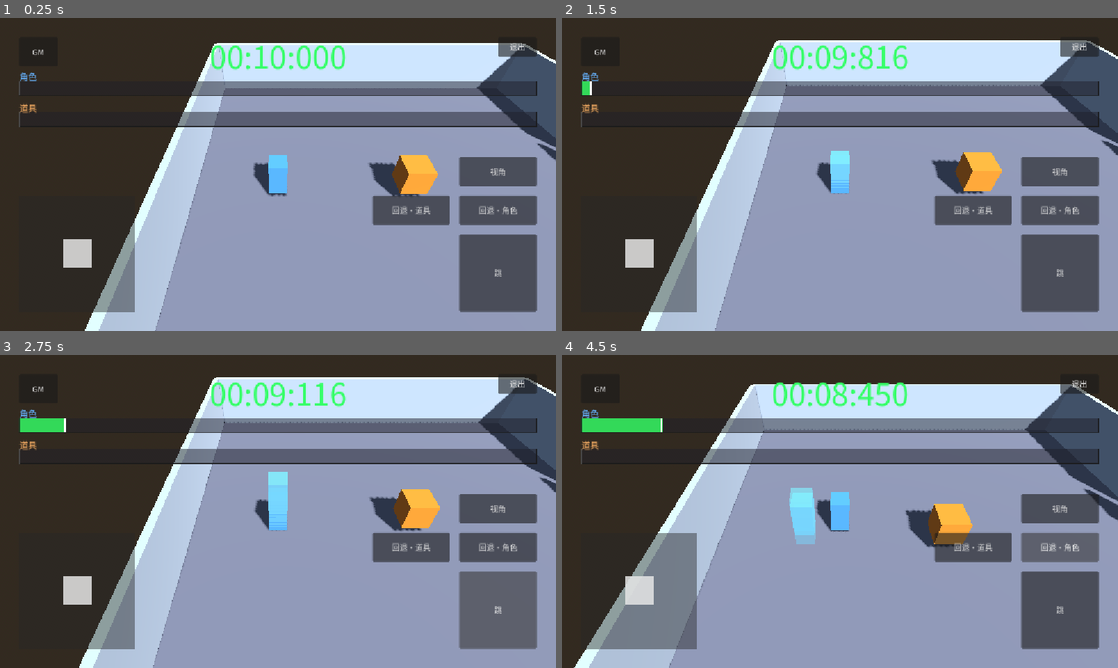
Above: before the commit, frames 1-4 (two rows, left to right).
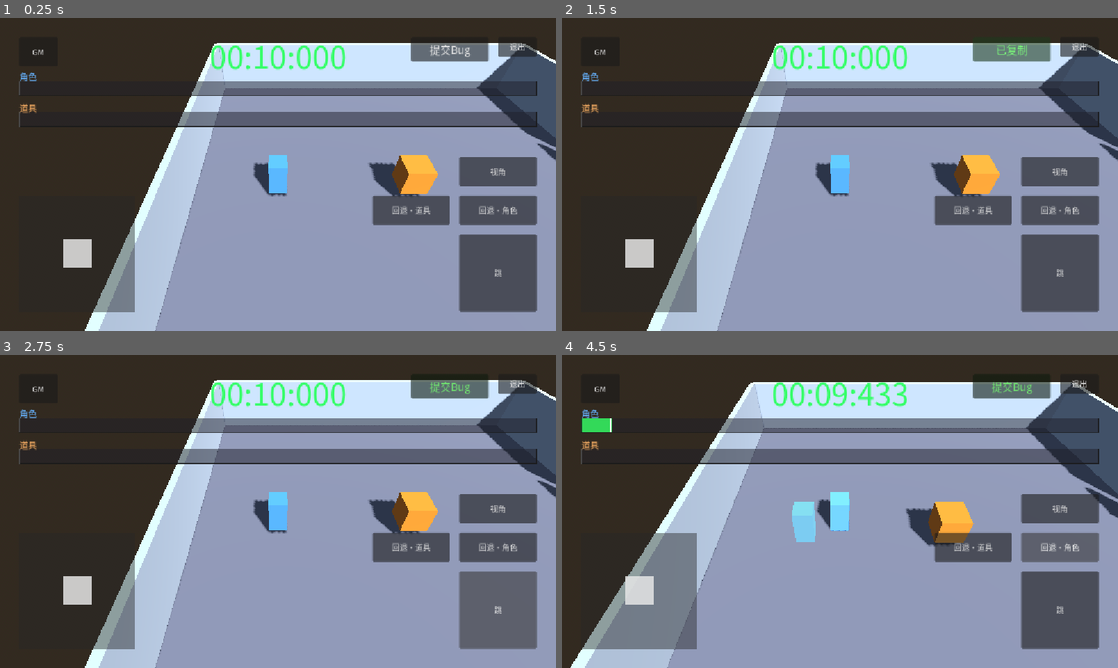
Above: after the commit, the same moments.

Repository: boomlulu/godot-jolt-time
Game: Godot game, scene res://level_02.tscn
Two runs of this game, one before a commit and one after it. Both use one fixed random seed, a clock stepped at 60 frames per second and the inputs below. This scene is started directly instead of the project's main scene.
Inputs (mouse positions are in pixels of both pictures, inside the frame that each line leads up to):
- Up to frame 1 (0.25 s): no input
- Up to frame 2 (1.5 s): click (1012, 49) at 0.5 s, where only the run after the commit has a clickable "提交Bug"; click (1012, 49) at 1.25 s, where only the run after the commit has a clickable "已复制"
- Up to frame 3 (2.75 s): click "跳" at 2 s
- Up to frame 4 (4.5 s): tap Enter at 2.75 s; drag from (639, 589) to (895, 442) at 2.77 s; drag from (840, 423) to (812, 574) at 3.52 s; click "回退·角色" at 4.25 s

The runs differ from the first frame. In frame 1, 0.8% of the frame differs, in the area x 73-88%, y 8-14%; in frame 2, 5.4%; in frame 3, 5.8%, in the area x 3-100%, y 7-100%; in frame 4, 4.4%.

Commit message:
feat: persistent BugReport button on every level
- 新增 bug_report.gd 共享工具：format+copy 一键写剪贴板
- world / level_02 / level_03 HUD 各加 BugReportButton（ExitButton 左侧）
- 三关各自实现 _on_bug_report，输出关卡特定调试快照：
  - world: 单 Timeline + Actor + PushBox + 双相机
  - level_02: 双 Timeline + Actor + PushBox + 双相机 + key 状态
  - level_03: ItemTimeline + Actor + 3 platforms + carry 状态 + input_active

按钮点击后文字临时变 "已复制" + 绿色高亮 1.2s

Co-Authored-By: Claude Opus 4.7 (1M context) <noreply@anthropic.com>

Diff:
--- /dev/null
+++ b/bug_report.gd
@@ -0,0 +1,22 @@
+extends RefCounted
+
+static func format(scene: Node, body: String) -> String:
+	return "=== Bug Report ===\nscene: %s\ntime: %s\nengine: %s\nplatform: %s\n--- state ---\n%s" % [
+		scene.scene_file_path,
+		Time.get_datetime_string_from_system(),
+		Engine.get_version_info().get("string", "?"),
+		OS.get_name(),
+		body,
+	]
+
+static func copy(button: Button, scene: Node, body: String) -> void:
+	var full := format(scene, body)
+	DisplayServer.clipboard_set(full)
+	button.text = "已复制"
+	var original_modulate = button.modulate
+	button.modulate = Color(0.5, 1.0, 0.5, 1.0)
+	var tree := button.get_tree()
+	if tree:
+		await tree.create_timer(1.2).timeout
+	button.text = "提交Bug"
+	button.modulate = original_modulate
--- a/level_02.gd
+++ b/level_02.gd
@@ -2,6 +2,7 @@
 
 const _TOUCH_BUTTON_SCRIPT := preload("res://touch_button.gd")
 const GameSettings := preload("res://game_settings.gd")
+const BugReport := preload("res://bug_report.gd")
 
 const LEVELS := [
 	{"name": "新手引导", "scene": "res://world.tscn"},
@@ -18,6 +19,7 @@
 @onready var _hud_joystick: Control = $HUD/Joystick
 @onready var _hud_jump: Button = $HUD/JumpButton
 @onready var _hud_exit: Button = $HUD/ExitButton
+@onready var _hud_bug: Button = $HUD/BugReportButton
 @onready var _hud_actor_rewind: Button = $HUD/ActorRewindButton
 @onready var _hud_box_rewind: Button = $HUD/BoxRewindButton
 @onready var _hud_eye: Button = $HUD/EyeButton
@@ -73,6 +75,7 @@
 	_box_timeline.subscribe(_box_ghost_trail)
 	_hud_jump.pressed.connect(_actor.queue_jump)
 	_hud_exit.pressed.connect(_on_exit_pressed)
+	_hud_bug.pressed.connect(_on_bug_report)
 	_hud_actor_rewind.hold_started.connect(_on_actor_rewind_started)
 	_hud_actor_rewind.hold_ended.connect(_on_actor_rewind_ended)
 	_hud_box_rewind.hold_started.connect(_on_box_rewind_started)
@@ -303,3 +306,44 @@
 func _on_level_pressed(scene_path: String) -> void:
 	get_tree().paused = false
 	get_tree().change_scene_to_file(scene_path)
+
+func _state_name(s: int) -> String:
+	match s:
+		Timeline.State.IDLE: return "IDLE"
+		Timeline.State.ADVANCING: return "ADVANCING"
+		Timeline.State.REWINDING: return "REWINDING"
+		Timeline.State.DRAGGING: return "DRAGGING"
+		Timeline.State.LOCKED: return "LOCKED"
+		Timeline.State.GAME_OVER: return "GAME_OVER"
+	return "?"
+
+func _on_bug_report() -> void:
+	var actor_state := _actor_timeline.get_game_state(_is_actor_inputting())
+	var box_state := _box_timeline.get_game_state(_is_box_inputting())
+	var body := "actor_timeline: state=%s current=%.3f total=%.3f max=%.3f grey=%.3f locked=%s dragging=%s rewind=%s\n" % [
+		_state_name(actor_state), _actor_timeline.current_time, _actor_timeline.total_duration,
+		_actor_timeline.max_time, _actor_timeline.grey_water, str(_actor_timeline.is_locked()),
+		str(_actor_timeline.dragging), str(_actor_timeline.rewind_held),
+	]
+	body += "box_timeline: state=%s current=%.3f total=%.3f max=%.3f grey=%.3f locked=%s dragging=%s rewind=%s\n" % [
+		_state_name(box_state), _box_timeline.current_time, _box_timeline.total_duration,
+		_box_timeline.max_time, _box_timeline.grey_water, str(_box_timeline.is_locked()),
+		str(_box_timeline.dragging), str(_box_timeline.rewind_held),
+	]
+	body += "actor: pos=%s vel=%s on_floor=%s time_controlled=%s\n" % [
+		str(_actor.global_position), str(_actor.velocity), str(_actor.is_on_floor()), str(_actor.time_controlled),
+	]
+	body += "pushbox: pos=%s vel=%s freeze=%s\n" % [
+		str(_pushbox.global_position), str(_pushbox.linear_velocity), str(_pushbox.freeze),
+	]
+	body += "camera: yaw=%.2f target_yaw=%.2f frozen=%s is_current=%s\n" % [
+		_camera.yaw_deg, _camera.target_yaw_deg, str(_camera.frozen), str(_camera.current),
+	]
+	body += "observer: yaw=%.2f pitch=%.2f is_current=%s\n" % [
+		_observer_camera.yaw_deg, _observer_camera.pitch_deg, str(_observer_camera.current),
+	]
+	body += "flags: actor_rewind=%s box_rewind=%s actor_waiting=%s box_waiting=%s has_key=%s door_triggered=%s" % [
+		str(_actor_rewind_held), str(_box_rewind_held), str(_actor_waiting_for_input),
+		str(_box_waiting_for_input), str(_has_key), str(_door_triggered),
+	]
+	await BugReport.copy(_hud_bug, self, body)
--- a/level_02.tscn
+++ b/level_02.tscn
@@ -397,6 +397,17 @@
 offset_top = 40.0
 offset_right = -40.0
 offset_bottom = 80.0
+
+[node name="BugReportButton" type="Button" parent="HUD"]
+script = ExtResource("5_touchbtn")
+anchor_left = 1.0
+anchor_right = 1.0
+offset_left = -300.0
+offset_top = 40.0
+offset_right = -140.0
+offset_bottom = 90.0
+text = "提交Bug"
+theme_override_font_sizes/font_size = 22
 
 [node name="ActorRewindButton" type="Button" parent="HUD"]
 script = ExtResource("7_rewbtn")
--- a/level_03.gd
+++ b/level_03.gd
@@ -2,6 +2,7 @@
 
 const _TOUCH_BUTTON_SCRIPT := preload("res://touch_button.gd")
 const GameSettings := preload("res://game_settings.gd")
+const BugReport := preload("res://bug_report.gd")
 
 const LEVELS := [
 	{"name": "新手引导", "scene": "res://world.tscn"},
@@ -16,6 +17,7 @@
 @onready var _camera: Camera3D = $Camera3D
 @onready var _hud_joystick: Control = $HUD/Joystick
 @onready var _hud_exit: Button = $HUD/ExitButton
+@onready var _hud_bug: Button = $HUD/BugReportButton
 @onready var _hud_rewind: Button = $HUD/RewindButton
 @onready var _hud_pause: Button = $HUD/PauseButton
 @onready var _hud_timer: Label = $HUD/TimerLabel
@@ -75,6 +77,7 @@
 		_item_timeline.subscribe(entry.gt)
 
 	_hud_exit.pressed.connect(_on_exit_pressed)
+	_hud_bug.pressed.connect(_on_bug_report)
 	_hud_rewind.hold_started.connect(_on_rewind_started)
 	_hud_rewind.hold_ended.connect(_on_rewind_ended)
 	_hud_pause.pressed.connect(_on_pause_toggled)
@@ -256,3 +259,40 @@
 func _on_level_pressed(scene_path: String) -> void:
 	get_tree().paused = false
 	get_tree().change_scene_to_file(scene_path)
+
+func _state_name(s: int) -> String:
+	match s:
+		Timeline.State.IDLE: return "IDLE"
+		Timeline.State.ADVANCING: return "ADVANCING"
+		Timeline.State.REWINDING: return "REWINDING"
+		Timeline.State.DRAGGING: return "DRAGGING"
+		Timeline.State.LOCKED: return "LOCKED"
+		Timeline.State.GAME_OVER: return "GAME_OVER"
+	return "?"
+
+func _item_line(label: String, item: RigidBody3D) -> String:
+	return "%s: pos=%s vel=%s freeze=%s home=(%.2f,%.2f,%.2f) amp=%.2f freq=%.2f phase=%.3f\n" % [
+		label, str(item.global_position), str(item.linear_velocity), str(item.freeze),
+		item.home_x, item.home_y, item.home_z, item.amplitude, item.frequency_hz, item.phase,
+	]
+
+func _on_bug_report() -> void:
+	var state := _item_timeline.get_game_state(_is_input_active())
+	var body := "item_timeline: state=%s current=%.3f total=%.3f max=%.3f grey=%.3f locked=%s dragging=%s rewind=%s\n" % [
+		_state_name(state), _item_timeline.current_time, _item_timeline.total_duration,
+		_item_timeline.max_time, _item_timeline.grey_water, str(_item_timeline.is_locked()),
+		str(_item_timeline.dragging), str(_item_timeline.rewind_held),
+	]
+	body += "actor: pos=%s vel=%s on_floor=%s\n" % [
+		str(_actor.global_position), str(_actor.velocity), str(_actor.is_on_floor()),
+	]
+	body += _item_line("item1", _item1)
+	body += _item_line("item2", _item2)
+	body += _item_line("item3", _item3)
+	body += "camera: yaw=%.2f target_yaw=%.2f\n" % [_camera.yaw_deg, _camera.target_yaw_deg]
+	var riding_name: String = "null" if _riding_platform == null else String(_riding_platform.name)
+	body += "flags: item_paused=%s rewind_held=%s riding=%s riding_last_x=%.3f door_triggered=%s input_active=%s" % [
+		str(_item_paused), str(_rewind_held), riding_name, _riding_last_x,
+		str(_door_triggered), str(_is_input_active()),
+	]
+	await BugReport.copy(_hud_bug, self, body)
--- a/level_03.tscn
+++ b/level_03.tscn
@@ -297,6 +297,17 @@
 offset_top = 40.0
 offset_right = -40.0
 offset_bottom = 80.0
+
+[node name="BugReportButton" type="Button" parent="HUD"]
+script = ExtResource("5_touchbtn")
+anchor_left = 1.0
+anchor_right = 1.0
+offset_left = -300.0
+offset_top = 40.0
+offset_right = -140.0
+offset_bottom = 90.0
+text = "提交Bug"
+theme_override_font_sizes/font_size = 22
 
 [node name="RewindButton" type="Button" parent="HUD"]
 script = ExtResource("7_rewbtn")
--- a/world.gd
+++ b/world.gd
@@ -8,6 +8,7 @@
 
 const _TOUCH_BUTTON_SCRIPT := preload("res://touch_button.gd")
 const GameSettings := preload("res://game_settings.gd")
+const BugReport := preload("res://bug_report.gd")
 
 @onready var _timeline: Timeline = $Timeline
 @onready var _actor: CharacterBody3D = $Actor
@@ -17,6 +18,7 @@
 @onready var _hud_joystick: Control = $HUD/Joystick
 @onready var _hud_jump: Button = $HUD/JumpButton
 @onready var _hud_exit: Button = $HUD/ExitButton
+@onready var _hud_bug: Button = $HUD/BugReportButton
 @onready var _hud_rewind: Button = $HUD/RewindButton
 @onready var _hud_eye: Button = $HUD/EyeButton
 @onready var _hud_timer: Label = $HUD/TimerLabel
@@ -60,6 +62,7 @@
 	_timeline.subscribe(_camera)
 	_hud_jump.pressed.connect(_actor.queue_jump)
 	_hud_exit.pressed.connect(_on_exit_pressed)
+	_hud_bug.pressed.connect(_on_bug_report)
 	_hud_rewind.hold_started.connect(_on_rewind_started)
 	_hud_rewind.hold_ended.connect(_on_rewind_ended)
 	_hud_eye.hold_started.connect(_on_eye_started)
@@ -205,3 +208,38 @@
 func _on_level_pressed(scene_path: String) -> void:
 	get_tree().paused = false
 	get_tree().change_scene_to_file(scene_path)
+
+func _state_name(s: int) -> String:
+	match s:
+		Timeline.State.IDLE: return "IDLE"
+		Timeline.State.ADVANCING: return "ADVANCING"
+		Timeline.State.REWINDING: return "REWINDING"
+		Timeline.State.DRAGGING: return "DRAGGING"
+		Timeline.State.LOCKED: return "LOCKED"
+		Timeline.State.GAME_OVER: return "GAME_OVER"
+	return "?"
+
+func _on_bug_report() -> void:
+	var input_active := _is_player_inputting()
+	var state := _timeline.get_game_state(input_active)
+	var body := "timeline: state=%s current=%.3f total=%.3f max=%.3f grey=%.3f locked=%s dragging=%s rewind_held=%s game_over=%s\n" % [
+		_state_name(state), _timeline.current_time, _timeline.total_duration, _timeline.max_time,
+		_timeline.grey_water, str(_timeline.is_locked()), str(_timeline.dragging),
+		str(_timeline.rewind_held), str(_timeline.game_over),
+	]
+	body += "actor: pos=%s vel=%s on_floor=%s time_controlled=%s\n" % [
+		str(_actor.global_position), str(_actor.velocity), str(_actor.is_on_floor()), str(_actor.time_controlled),
+	]
+	body += "pushbox: pos=%s vel=%s freeze=%s\n" % [
+		str(_pushbox.global_position), str(_pushbox.linear_velocity), str(_pushbox.freeze),
+	]
+	body += "camera: yaw=%.2f target_yaw=%.2f frozen=%s is_current=%s\n" % [
+		_camera.yaw_deg, _camera.target_yaw_deg, str(_camera.frozen), str(_camera.current),
+	]
+	body += "observer: yaw=%.2f pitch=%.2f is_current=%s\n" % [
+		_observer_camera.yaw_deg, _observer_camera.pitch_deg, str(_observer_camera.current),
+	]
+	body += "flags: waiting_for_input=%s rewind_held=%s door_triggered=%s" % [
+		str(_waiting_for_input), str(_rewind_held), str(_door_triggered),
+	]
+	await BugReport.copy(_hud_bug, self, body)
--- a/world.tscn
+++ b/world.tscn
@@ -351,6 +351,17 @@
 offset_top = 40.0
 offset_right = -40.0
 offset_bottom = 80.0
+
+[node name="BugReportButton" type="Button" parent="HUD"]
+script = ExtResource("5_touchbtn")
+anchor_left = 1.0
+anchor_right = 1.0
+offset_left = -300.0
+offset_top = 40.0
+offset_right = -140.0
+offset_bottom = 90.0
+text = "提交Bug"
+theme_override_font_sizes/font_size = 22
 
 [node name="RewindButton" type="Button" parent="HUD"]
 script = ExtResource("7_rewbtn")
